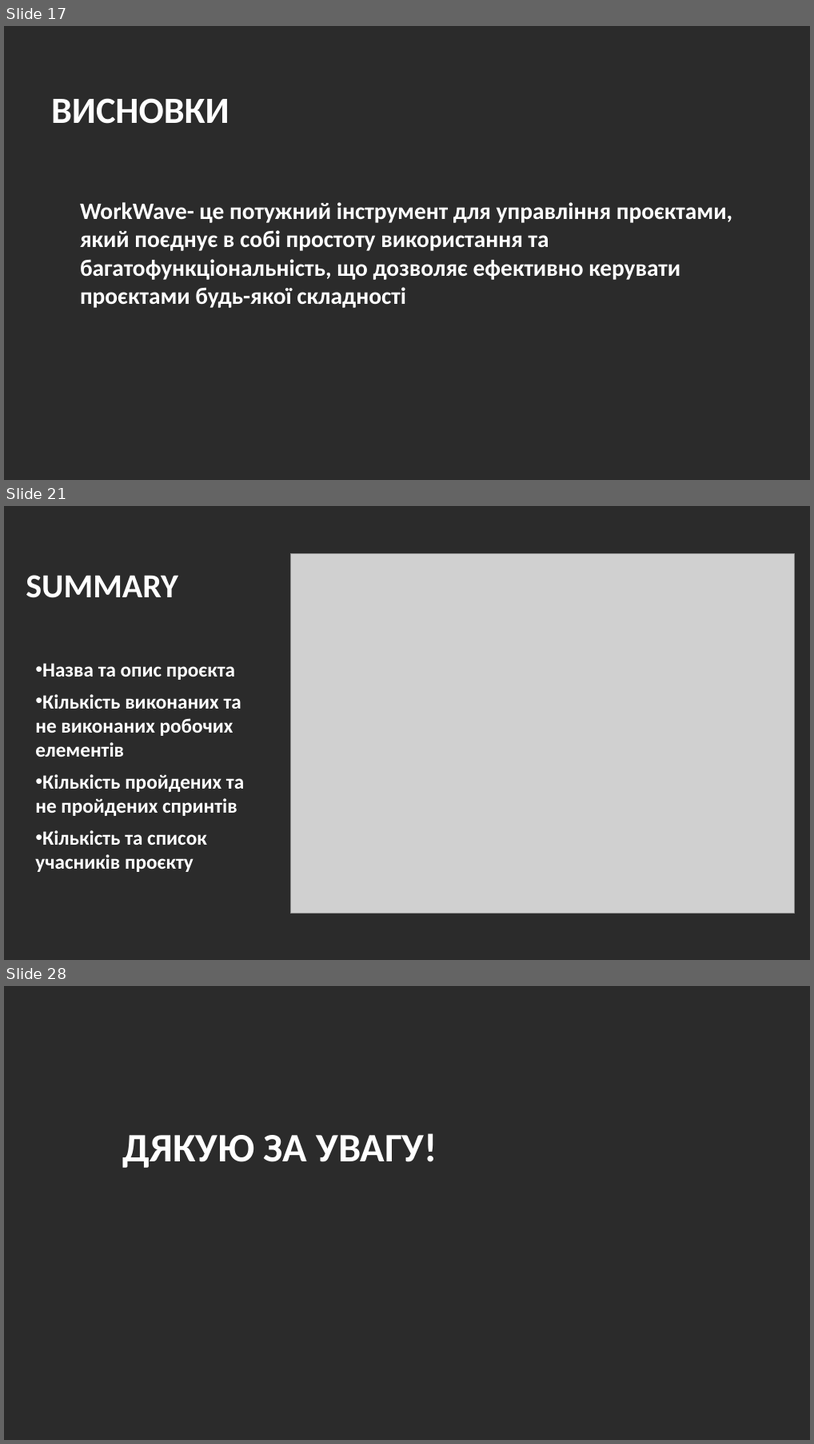
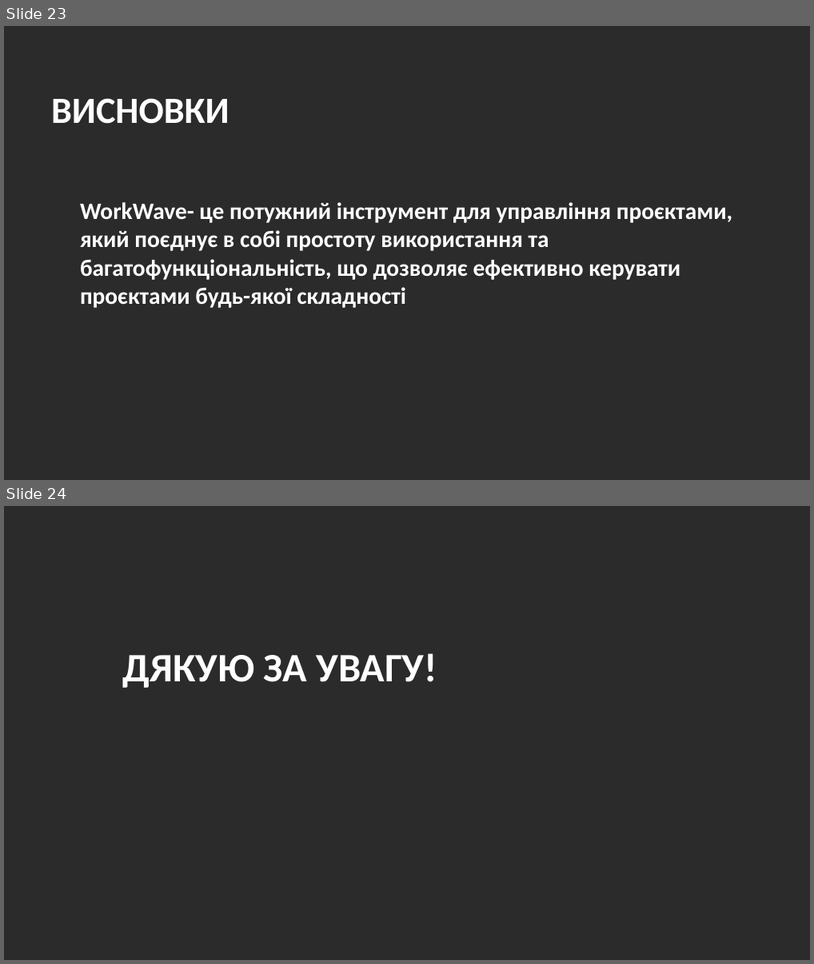
Before and after one commit to andronik-GitHub/WorkWave, a slide deck: Andronik_WorkWave-Presentation.pptx. Shown one above the other, each under a label of ours: slides 17, 21 and 28 before the commit, slides 23 and 24 after it; the slides between them are not shown. The pictures are 814x1444 and 814x964 pixels, drawn with LibreOffice and Linux fonts; fonts in the diff are those of the drawing; grey boxes stand for pictures; background and template pictures are left out; a plain dark background stands for a picture behind light text. Boxes give left, top, right and bottom in pixels: in the first picture for what was removed or moved away, otherwise in the second. Text is boxed around its words. In the diff, an @@ line names an element or a change of style, - is before the commit and + after.

```diff
--- a/Andronik_WorkWave-Presentation.pptx
+++ b/Andronik_WorkWave-Presentation.pptx
@@ slide 21 removed at (4,506,810,960), background picture (left out) @@
@@ picture removed at (290,553,794,913) @@
@@ text removed at (26,575,178,598) @@
-SUMMARY
@@ text removed at (35,663,244,872) @@
-• Назва та опис проєкта
-• Кількість виконаних та не виконаних робочих елементів
-• Кількість пройдених та не пройдених спринтів
-• Кількість та список учасників проєкту
@@ what was slide 17 is now slide 23 @@
@@ what was slide 28 is now slide 24 @@
```
Also in this commit, not shown: 11 slides changed, 3 slides added, 6 other slides removed, 4 other files.
